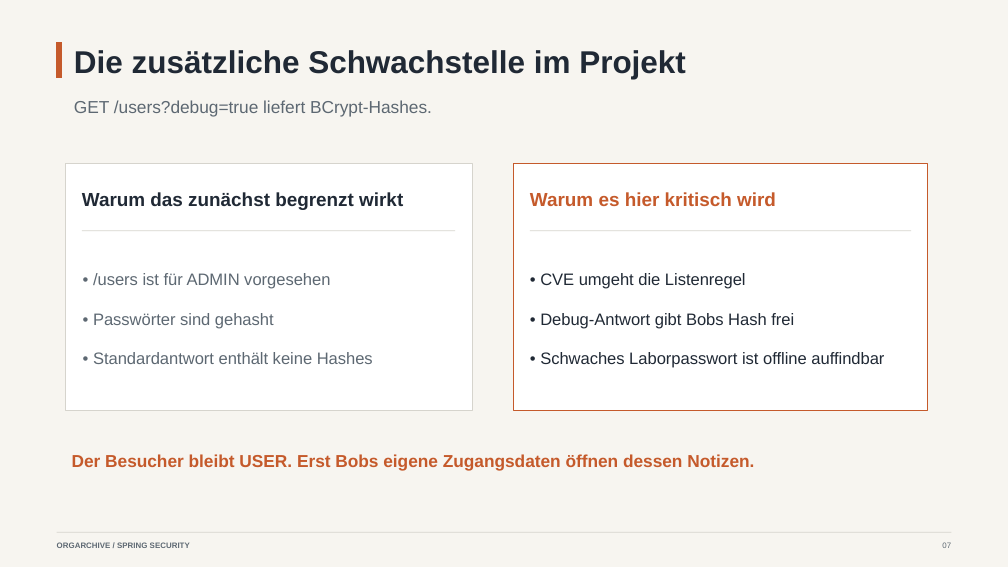
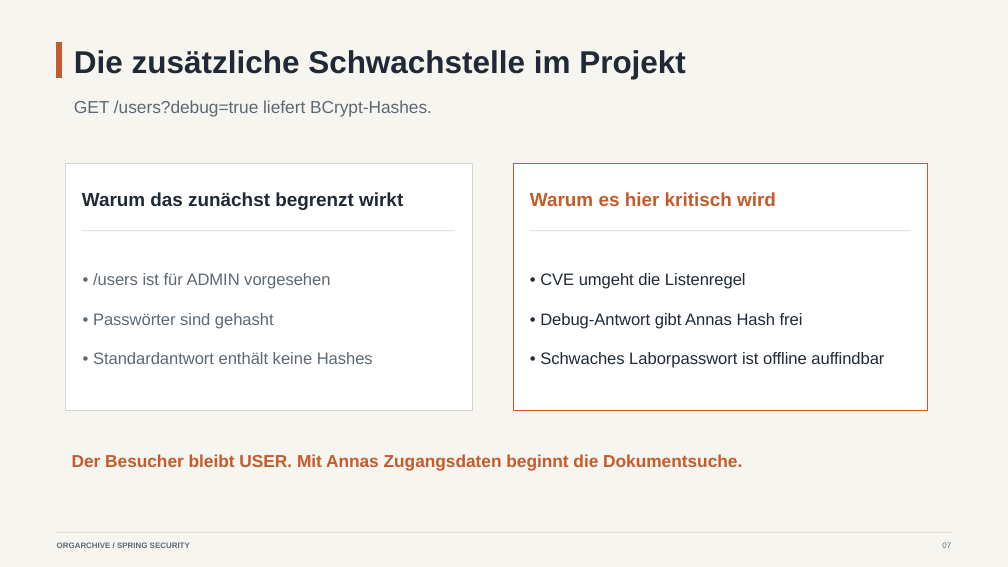
Before and after one commit to andrey94308/spring-came-to-the-party, a slide deck: slide 7 of presentation/spring_knowledge_sharing_editable_orgarchive.pptx. Drawn at 1008x567 pixels with LibreOffice and Linux fonts; fonts in the diff are those of the drawing. Boxes give left, top, right and bottom in pixels: in the first picture for what was removed or moved away, otherwise in the second. Text is boxed around its words. In the diff, an @@ line names an element or a change of style, - is before the commit and + after.

```diff
--- a/presentation/spring_knowledge_sharing_editable_orgarchive.pptx
+++ b/presentation/spring_knowledge_sharing_editable_orgarchive.pptx
@@ text at <box>540,313,803,329</box>: text changed @@
-• Debug-Antwort gibt Bobs Hash frei
+• Debug-Antwort gibt Annas Hash frei
@@ text at <box>72,454,742,471</box>: text changed @@
-Der Besucher bleibt USER. Erst Bobs eigene Zugangsdaten öffnen dessen Notizen.
+Der Besucher bleibt USER. Mit Annas Zugangsdaten beginnt die Dokumentsuche.
```
Also in this commit, not shown: 2 other slides changed, 10 other files.
